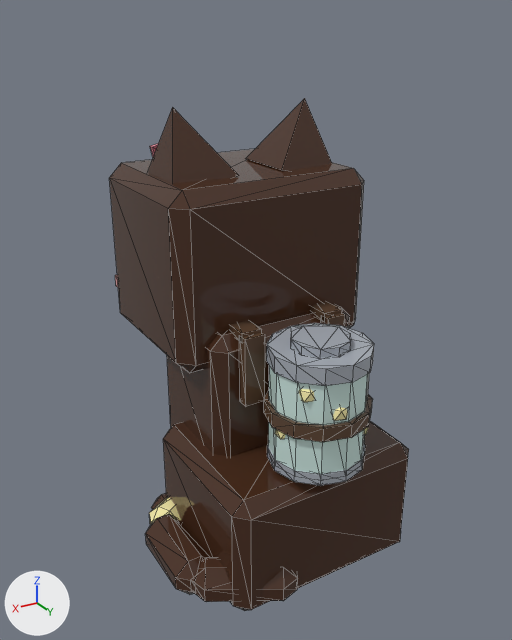
The glTF model assets/cat-cafe/exports/CatCafe_Cat_Firefly_Sit.glb, before and after one commit.
Camera for both pictures: a 50 mm lens placed at (1.43, 2.32, 2.16), pointed at (0.06, 0.04, 1.02). Lighting does not change. The marker at lower left points along +X, +Y and +Z. The older version comes first. Mesh edges are drawn as thin lines. Vertices at exactly the same position are counted once.

The scene before the commit, as lines of its bpy script (objects in view):
```python
me_catcafe_cat_firefly_sit_head = bpy.data.meshes.new('CatCafe_Cat_Firefly_Sit_Head')
me_catcafe_cat_firefly_sit_head.from_pydata(...)  # 96 vertices, 152 faces; spans x -0.437..0.437, y -0.537..0.219, z -0.095..0.627
me_catcafe_cat_firefly_sit_head.materials.append(mat_catcafe_palette)
me_catcafe_cat_firefly_sit_prop = bpy.data.meshes.new('CatCafe_Cat_Firefly_Sit_Prop')
me_catcafe_cat_firefly_sit_prop.from_pydata(...)  # 220 vertices, 388 faces; spans x -0.233..0.233, y -0.024..0.608, z 0.551..1.074
me_catcafe_cat_firefly_sit_prop.materials.append(mat_catcafe_palette)
me_catcafe_cat_firefly_sit_prop_glass = bpy.data.meshes.new('CatCafe_Cat_Firefly_Sit_Prop_Glass')
me_catcafe_cat_firefly_sit_prop_glass.from_pydata(...)  # a 12-sided cylinder along z spanning x -0.19..0.19, y 0.209..0.589, z 0.57..0.988
me_catcafe_cat_firefly_sit_prop_glass.materials.append(mat_catcafe_palette)
ob_catcafe_cat_firefly_sit_head = bpy.data.objects.new('CatCafe_Cat_Firefly_Sit_Head', me_catcafe_cat_firefly_sit_head)
ob_catcafe_cat_firefly_sit_head.location = (0.0, -0.095, 0.969)
ob_catcafe_cat_firefly_sit_prop = bpy.data.objects.new('CatCafe_Cat_Firefly_Sit_Prop', me_catcafe_cat_firefly_sit_prop)
ob_catcafe_cat_firefly_sit_prop.location = (0.0, 0.0, 0.0)
ob_catcafe_cat_firefly_sit_prop_glass = bpy.data.objects.new('CatCafe_Cat_Firefly_Sit_Prop_Glass', me_catcafe_cat_firefly_sit_prop_glass)
ob_catcafe_cat_firefly_sit_prop_glass.location = (0.0, 0.0, 0.0)
# also in view: 'CatCafe_Cat_Firefly_Sit_EarR' at (-0.24, -0.17, 1.7); 'CatCafe_Cat_Firefly_Sit_Body' at (0.0, 0.09, 0.52); 'CatCafe_Cat_Firefly_Sit_EarL' at (0.24, -0.17, 1.7); 'CatCafe_Cat_Firefly_Sit_Tail' at (0.37, 0.15, 0.1)
```
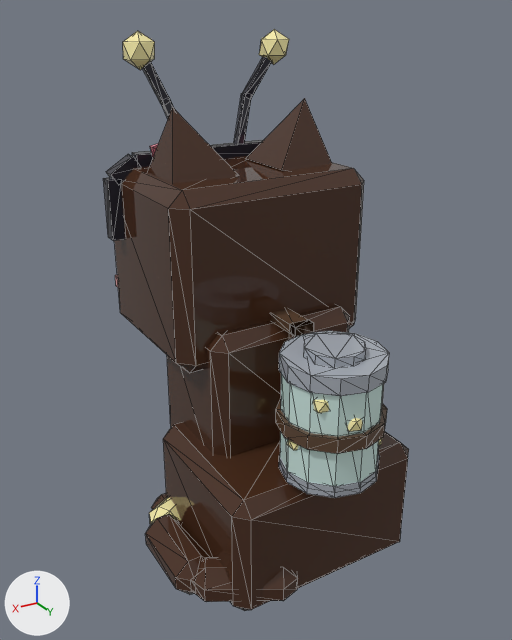
Where the change shows, as pixel boxes (x1, y1, x2, y2) in the pictures (512 x 640 px; the box of a moved part takes in the faces that stretch with it):
'CatCafe_Cat_Firefly_Sit_Prop', reshaped (18% narrower)
    before: (229, 302, 374, 486)
    after: (271, 309, 389, 498)
'CatCafe_Cat_Firefly_Sit_Prop_Glass', moved
    before: (268, 365, 369, 474)
    after: (280, 374, 384, 486)
'CatCafe_Cat_Firefly_Sit_Prop2', added
    after: (103, 29, 289, 241)
part 1 of me_catcafe_cat_firefly_sit_prop, moved or reshaped
    before: (266, 323, 374, 386)
    after: (279, 331, 389, 396)
part 2 of me_catcafe_cat_firefly_sit_prop, moved or reshaped
    before: (291, 324, 351, 358)
    after: (304, 332, 366, 367)
part 3 of me_catcafe_cat_firefly_sit_prop, moved or reshaped
    before: (267, 444, 366, 486)
    after: (279, 455, 380, 498)
part 4 of me_catcafe_cat_firefly_sit_prop, moved or reshaped
    before: (275, 429, 285, 439)
    after: (287, 440, 298, 450)
part 5 of me_catcafe_cat_firefly_sit_prop, moved or reshaped
    before: (333, 407, 348, 421)
    after: (348, 418, 363, 432)
part 6 of me_catcafe_cat_firefly_sit_prop, moved or reshaped
    before: (299, 389, 315, 403)
    after: (313, 400, 329, 413)
part 7 of me_catcafe_cat_firefly_sit_prop, moved or reshaped
    before: (264, 390, 373, 442)
    after: (276, 399, 387, 454)
part 8 of me_catcafe_cat_firefly_sit_prop, added (brown)
    after: (271, 309, 314, 340)
part 9 of me_catcafe_cat_firefly_sit_prop, deleted
    before: (321, 313, 346, 327)
part 10 of me_catcafe_cat_firefly_sit_prop, deleted (brown)
    before: (229, 320, 262, 343)
part 11 of me_catcafe_cat_firefly_sit_prop, deleted
    before: (310, 302, 342, 322)
part 12 of me_catcafe_cat_firefly_sit_prop, deleted (brown)
    before: (239, 333, 265, 406)

The change, as a list of edits to the scene's bpy script:
```text
Change me_catcafe_cat_firefly_sit_prop:
    used by ob_catcafe_cat_firefly_sit_prop; location = (0.0, 0.0, 0.0)
    remove me_catcafe_cat_firefly_sit_prop.from_pydata(...)  # 220 vertices, 388 faces; spans x -0.233..0.233, y -0.024..0.608, z 0.551..1.074
    add me_catcafe_cat_firefly_sit_prop.from_pydata(...)  # 202 vertices, 364 faces; spans x -0.209..0.209, y 0.076..0.693, z 0.551..1.078
    me_catcafe_cat_firefly_sit_prop part 1: the loose piece of 24 vertices spanning x -0.199..0.199, y 0.2..0.599, z 0.974..1.04 is moved by (0.0, 0.085, 0.0)
    me_catcafe_cat_firefly_sit_prop part 2: the loose piece of 20 vertices spanning x -0.108..0.108, y 0.285..0.513, z 1.036..1.074 is moved by (0.0, 0.085, 0.0)
    me_catcafe_cat_firefly_sit_prop part 3: the loose piece of 24 vertices spanning x -0.195..0.195, y 0.204..0.594, z 0.551..0.599 is moved by (0.0, 0.085, 0.0)
    me_catcafe_cat_firefly_sit_prop part 4: the loose piece of 12 vertices spanning x 0.123..0.199, y 0.377..0.449, z 0.689..0.774 is moved by (0.0, 0.085, 0.0)
    me_catcafe_cat_firefly_sit_prop part 5: the loose piece of 12 vertices spanning x -0.01..0.066, y 0.522..0.594, z 0.803..0.888 is moved by (0.0, 0.085, 0.0)
    me_catcafe_cat_firefly_sit_prop part 6: the loose piece of 12 vertices spanning x 0.085..0.162, y 0.466..0.539, z 0.879..0.964 is moved by (0.0, 0.086, 0.0)
    me_catcafe_cat_firefly_sit_prop part 7: the loose piece of 48 vertices spanning x -0.209..0.209, y 0.19..0.608, z 0.751..0.808 is moved by (0.0, 0.085, 0.0)
    me_catcafe_cat_firefly_sit_prop part 8: a new loose piece of 14 vertices spanning x -0.043..0.043, y 0.076..0.295, z 0.993..1.078, in mat_catcafe_palette
    me_catcafe_cat_firefly_sit_prop part 9: the loose piece of 8 vertices spanning x -0.233..-0.147, y 0.199..0.247, z 0.77..1.054 is deleted
    me_catcafe_cat_firefly_sit_prop part 10: the loose piece of 8 vertices spanning x 0.147..0.233, y -0.024..0.223, z 1.031..1.069 is deleted
    me_catcafe_cat_firefly_sit_prop part 11: the loose piece of 8 vertices spanning x -0.233..-0.147, y -0.024..0.223, z 1.031..1.069 is deleted
    me_catcafe_cat_firefly_sit_prop part 12: the loose piece of 8 vertices spanning x 0.147..0.233, y 0.199..0.247, z 0.77..1.054 is deleted
    other edits to the shape of me_catcafe_cat_firefly_sit_prop do not show in these pictures
Change me_catcafe_cat_firefly_sit_prop_glass:
    used by ob_catcafe_cat_firefly_sit_prop_glass; location = (0.0, 0.0, 0.0)
    remove me_catcafe_cat_firefly_sit_prop_glass.from_pydata(...)  # 24 vertices, 44 faces; spans x -0.19..0.19, y 0.209..0.589, z 0.57..0.988
    add me_catcafe_cat_firefly_sit_prop_glass.from_pydata(...)  # 24 vertices, 44 faces; spans x -0.19..0.19, y 0.294..0.674, z 0.57..0.988
    me_catcafe_cat_firefly_sit_prop_glass part 13: the whole mesh is moved by (0.0, 0.085, 0.0)
Add me_catcafe_cat_firefly_sit_prop2:
    me_catcafe_cat_firefly_sit_prop2.from_pydata(...)  # 96 vertices, 148 faces; spans x -0.489..0.489, y -0.395..-0.274, z 0.342..1.138
    me_catcafe_cat_firefly_sit_prop2.materials.append(mat_catcafe_palette)
Add ob_catcafe_cat_firefly_sit_prop2:
    ob_catcafe_cat_firefly_sit_prop2 = bpy.data.objects.new('CatCafe_Cat_Firefly_Sit_Prop2', me_catcafe_cat_firefly_sit_prop2)
    ob_catcafe_cat_firefly_sit_prop2.location = (0.0, -0.095, 0.969)
```
